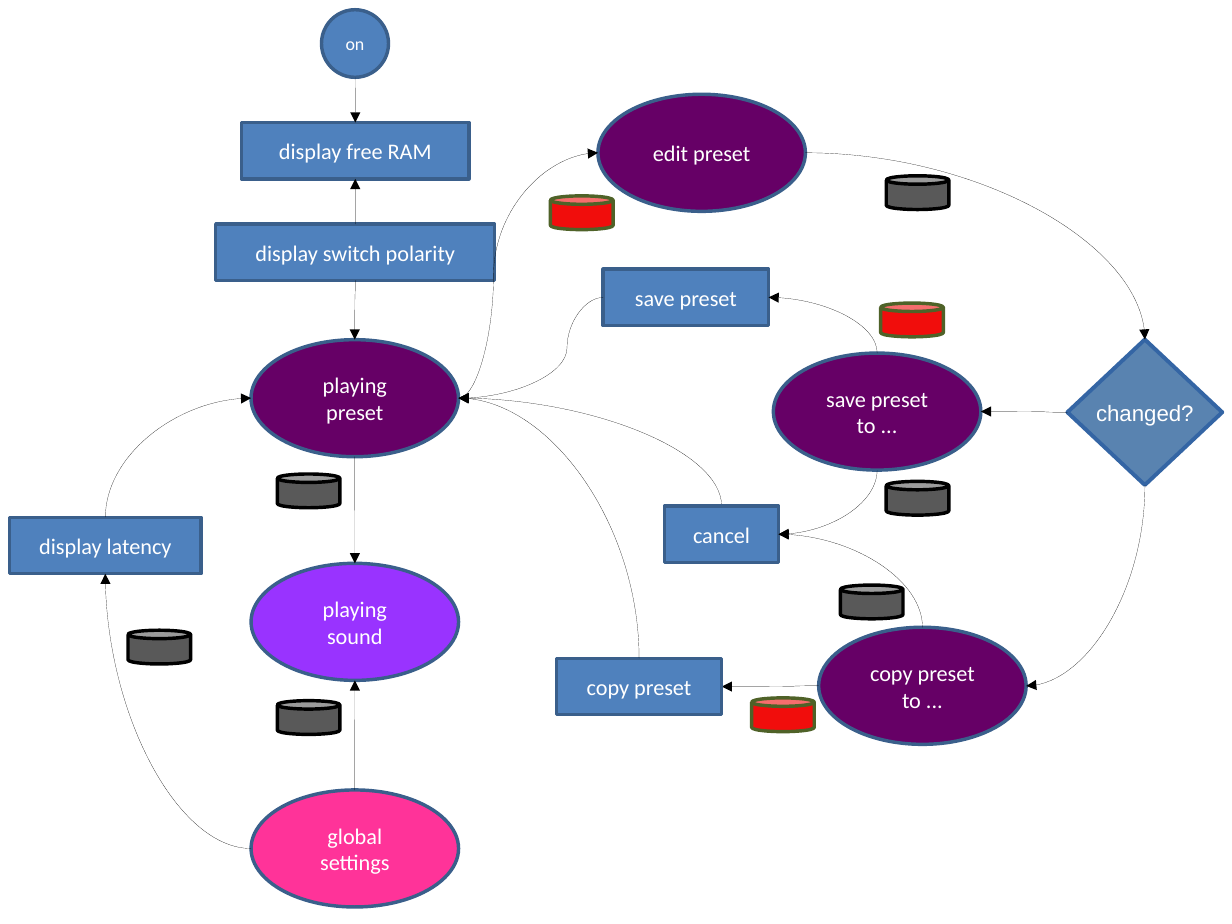
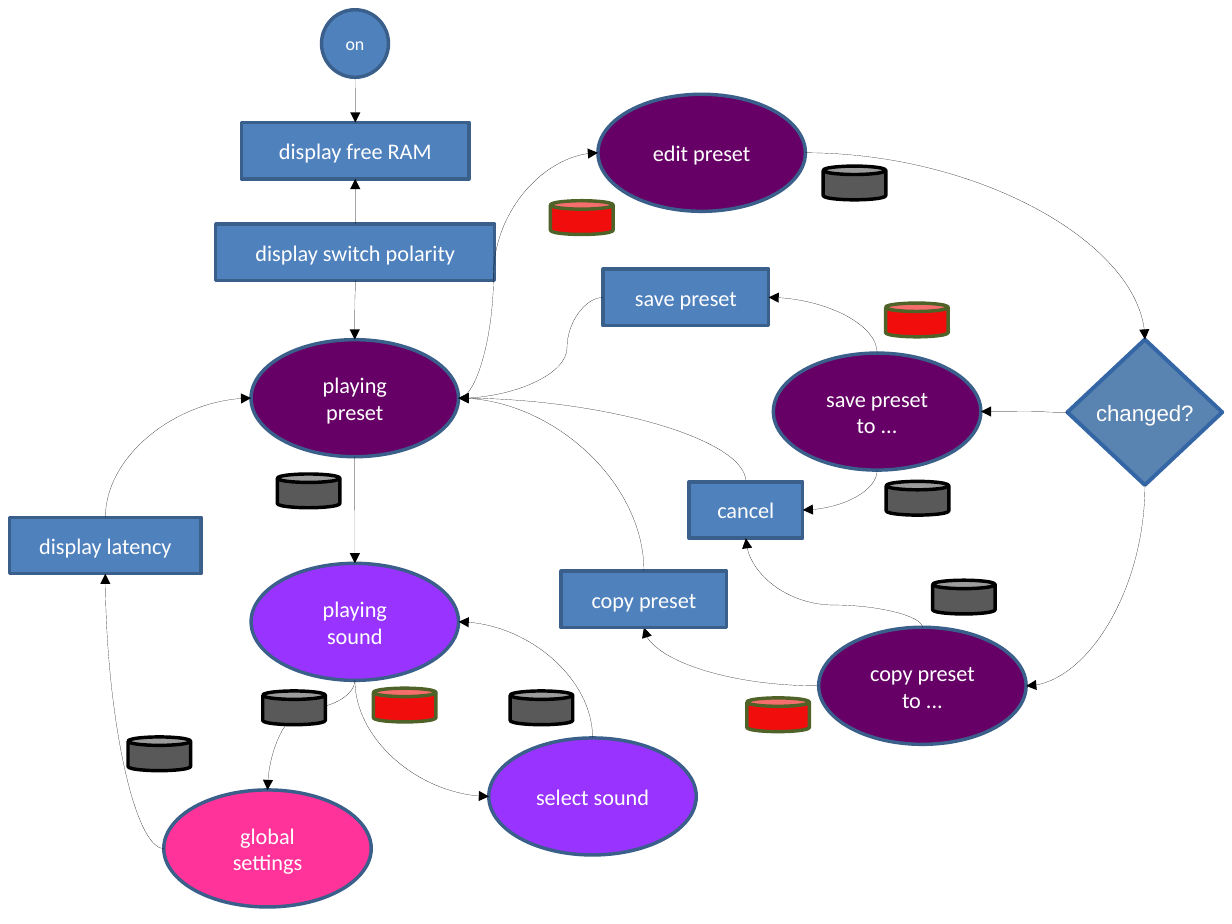
Before and after one commit to HaraldRieder/Keyboard_Controller, a slide deck: slide 2 of software/Keyboard_Controller.odp. Drawn at 1232x924 pixels with LibreOffice and Linux fonts; fonts in the diff are those of the drawing. Boxes give left, top, right and bottom in pixels: in the first picture for what was removed or moved away, otherwise in the second. Text is boxed around its words. In the diff, an @@ line names an element or a change of style, - is before the commit and + after.

Commit message:
documented the re-activated selectSound mode

```diff
--- a/software/Keyboard_Controller.odp
+++ b/software/Keyboard_Controller.odp
@@ cylinder moved from (x1=886, y1=176, x2=949, y2=209) to (x1=823, y1=166, x2=886, y2=200) @@
@@ cylinder moved from (x1=551, y1=196, x2=614, y2=229) to (x1=551, y1=201, x2=614, y2=234) @@
@@ cylinder moved from (x1=881, y1=303, x2=944, y2=336) to (x1=886, y1=303, x2=949, y2=336) @@
@@ curved arrow moved from (722, 506) - (458, 398) to (745, 482) - (458, 398) @@
@@ curved arrow moved from (639, 658) - (458, 398) to (644, 572) - (458, 398) @@
@@ curved arrow moved from (877, 471) - (779, 535) to (877, 471) - (803, 510) @@
@@ rectangle "cancel" moved from (x1=664, y1=506, x2=777, y2=563) to (x1=689, y1=482, x2=802, y2=538) @@
@@ curved arrow moved from (923, 627) - (779, 535) to (923, 627) - (745, 538) @@
@@ curved arrow moved from (251, 849) - (105, 574) to (164, 849) - (105, 574) @@
@@ rectangle "copy preset" moved from (x1=557, y1=658, x2=722, y2=715) to (x1=561, y1=572, x2=726, y2=628) @@
@@ cylinder moved from (x1=840, y1=585, x2=903, y2=618) to (x1=933, y1=580, x2=995, y2=614) @@
@@ curved arrow added from (593, 738) to (458, 622), #000000 0 pt @@
@@ curved arrow moved from (819, 686) - (722, 686) to (819, 686) - (644, 627) @@
@@ curved arrow moved from (355, 790) - (355, 680) to (355, 680) - (267, 790) @@
@@ curved arrow added from (355, 680) to (489, 796), #000000 0 pt @@
@@ cylinder added at (x1=373, y1=689, x2=436, y2=722), fill #F10D0C, outline #4F6228 2.01 pt @@
@@ cylinder moved from (x1=277, y1=701, x2=340, y2=734) to (x1=262, y1=691, x2=325, y2=724) @@
@@ cylinder added at (x1=510, y1=691, x2=573, y2=724), fill #595959, outline #000000 2.01 pt @@
@@ cylinder moved from (x1=752, y1=697, x2=814, y2=731) to (x1=747, y1=697, x2=809, y2=731) @@
@@ cylinder moved from (x1=128, y1=631, x2=191, y2=664) to (x1=128, y1=737, x2=191, y2=770) @@
@@ ellipse added at (x1=489, y1=738, x2=696, y2=855), fill #9933FF, outline #3A5F8B 2.01 pt, 13 pt, text #FFFFFF @@
+select sound
@@ ellipse "global settings" moved from (x1=251, y1=790, x2=458, y2=907) to (x1=164, y1=790, x2=371, y2=907) @@
```
Also in this commit, not shown: 2 other files.
